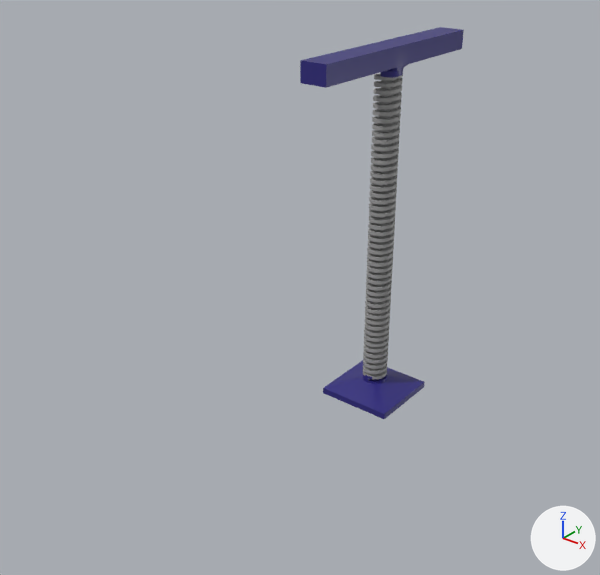
What one commit did to the Blender file VRTrainer/Assets/trainer-models/presets/clamp.blend.
The view is the same before and after, from a camera (50 mm lens) standing at (0.633, -0.988, 0.574) and looking at (-0.073, -0.104, 0.027). The axes (+X, +Y, +Z) are drawn at lower right. The lights are the same throughout. Mesh edges are drawn as thin lines on the coarser meshes.

The scene before the commit, as lines of its bpy script (objects in view):
```python
me_clamp_body = bpy.data.meshes.new('clamp-body')
me_clamp_body.from_pydata(...)  # 112 vertices, 114 faces; spans x -0.055..0.055, y -0.62..0.62, z -0.05..0.05
me_clamp_body.materials.append(mat_clamp_hand)  # blue #2f287e
me_clamp_hand = bpy.data.meshes.new('clamp-hand')
me_clamp_hand.from_pydata(...)  # 3310 vertices, 3308 faces; spans x -0.06..0.06, y -0.17..0.17, z -0.024..0.533
me_clamp_hand.polygons.foreach_set('use_smooth', [True] * 3308)
# faces by material slot: [203, 3105]
me_clamp_hand.materials.append(mat_clamp_hand)  # blue #2f287e
me_clamp_hand.materials.append(mat_thread_metal)  # grey #9e9e9e
me_clamp_hook_1 = bpy.data.meshes.new('clamp-hook-1')
me_clamp_hook_1.from_pydata(...)  # 52 vertices, 50 faces; spans x -0.053..0.053, y -0.02..0.042, z -0.14..0.055
me_clamp_hook_1.materials.append(mat_clamp_hand)  # blue #2f287e
me_clamp_hook_2 = bpy.data.meshes.new('clamp-hook-2')
me_clamp_hook_2.from_pydata(...)  # 52 vertices, 50 faces; spans x -0.053..0.053, y -0.031..0.03, z -0.14..0.055
me_clamp_hook_2.materials.append(mat_material_001)  # white #e7e7e7
ob_clamp_body = bpy.data.objects.new('clamp-body', me_clamp_body)
ob_clamp_body.location = (0.0, 0.0, 0.0)
ob_clamp_body.hide_set(True)  # its collection is switched off
ob_clamp_hand = bpy.data.objects.new('clamp-hand', me_clamp_hand)
ob_clamp_hand.location = (0.0, 0.0, -0.155)
ob_clamp_hook_1 = bpy.data.objects.new('clamp-hook-1', me_clamp_hook_1)
ob_clamp_hook_1.location = (0.0, 0.5, 0.0)
ob_clamp_hook_1.hide_set(True)  # its collection is switched off
ob_clamp_hook_2 = bpy.data.objects.new('clamp-hook-2', me_clamp_hook_2)
ob_clamp_hook_2.location = (0.0, -0.5, 0.0)
ob_clamp_hook_2.hide_set(True)  # its collection is switched off
```
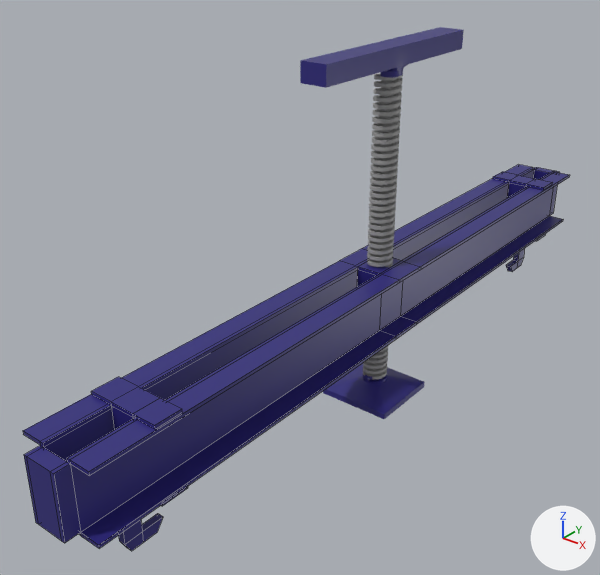
Boxes [x1, y1, x2, y2] around the edits, measured in the pictures (600 x 575 px):
'clamp-body', shown (blue): after [23, 165, 570, 549]
'clamp-hook-2', shown (blue): after [91, 377, 188, 551]
'clamp-hook-1', shown (blue): after [493, 172, 553, 272]

The change, as a diff of the scene's bpy script:
```diff
--- a/VRTrainer/Assets/trainer-models/presets/clamp.blend.py
+++ b/VRTrainer/Assets/trainer-models/presets/clamp.blend.py
@@ me_clamp_hook_2 @@
 me_clamp_hook_2.from_pydata(...)  # 52 vertices, 50 faces; spans x -0.053..0.053, y -0.031..0.03, z -0.14..0.055
-me_clamp_hook_2.materials.append(mat_material_001)  # white #e7e7e7
+me_clamp_hook_2.materials.append(mat_clamp_hand)  # blue #2f287e
@@ ob_clamp_body @@
 ob_clamp_body.location = (0.0, 0.0, 0.0)
-ob_clamp_body.hide_set(True)  # its collection is switched off
@@ ob_clamp_hook_1 @@
 ob_clamp_hook_1.location = (0.0, 0.5, 0.0)
-ob_clamp_hook_1.hide_set(True)  # its collection is switched off
@@ ob_clamp_hook_2 @@
 ob_clamp_hook_2.location = (0.0, -0.5, 0.0)
-ob_clamp_hook_2.hide_set(True)  # its collection is switched off
```
